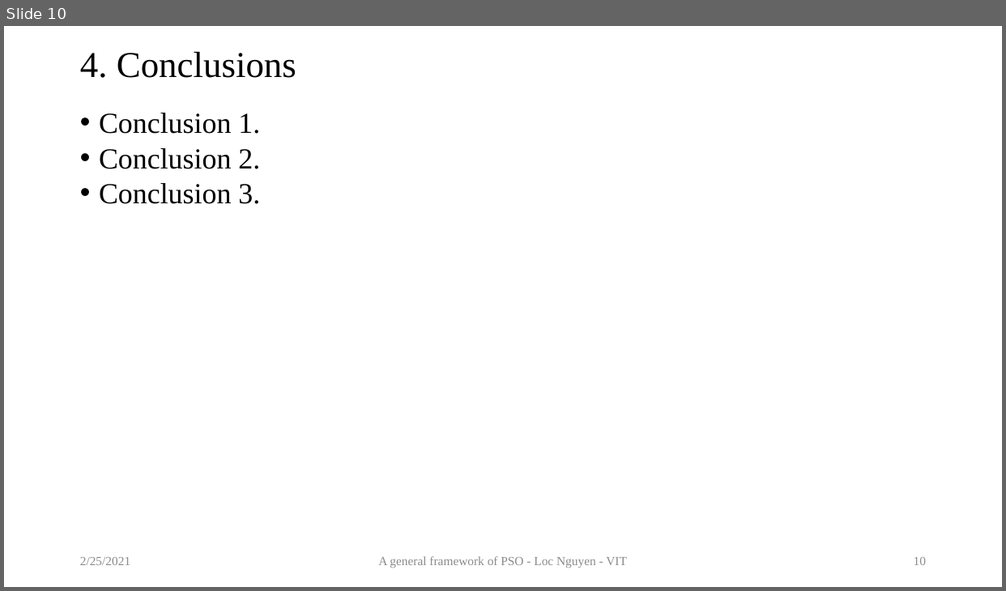
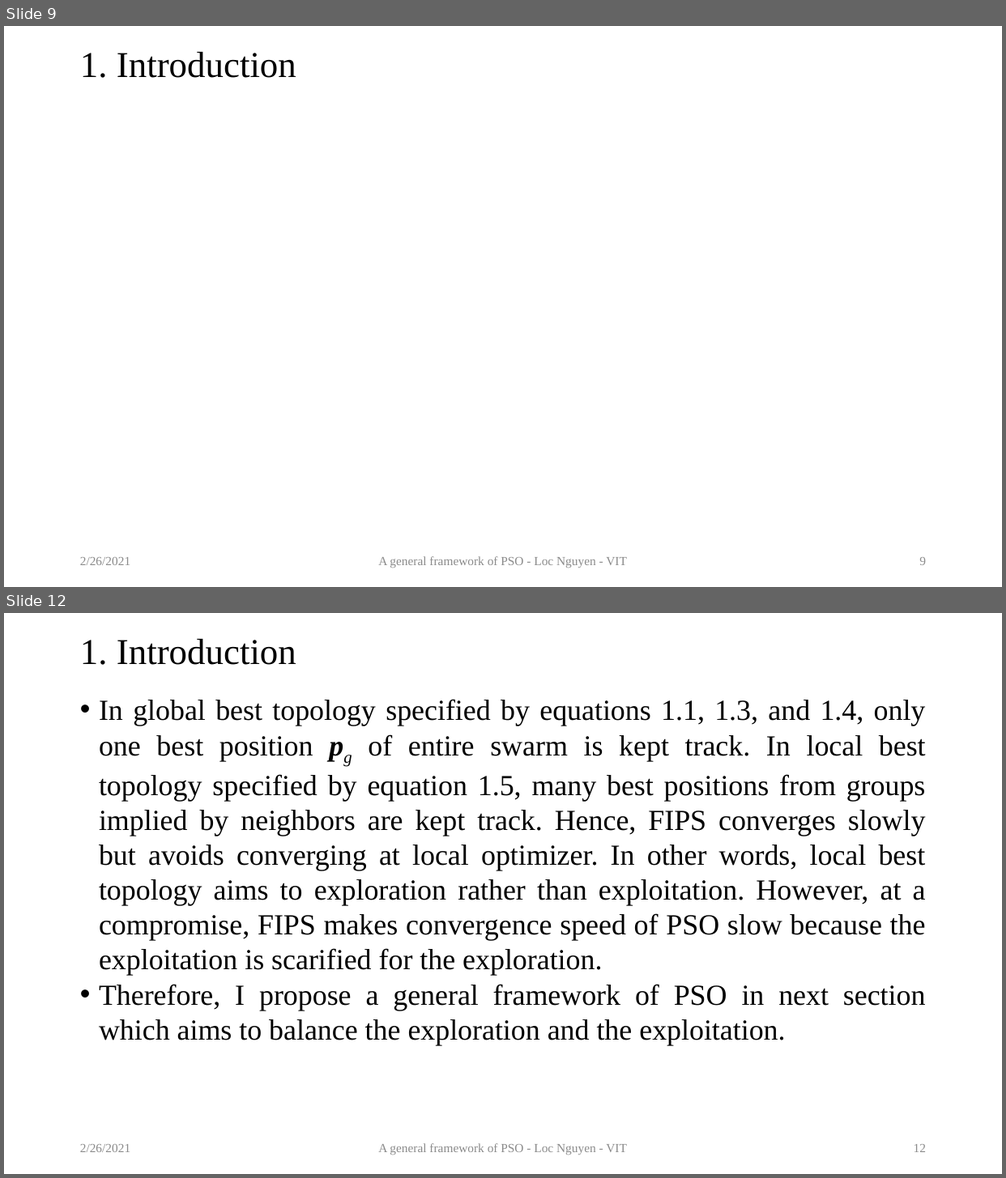
Before and after one commit to locnguyenacademic/sim, a slide deck: 2_design/pso/GeneralPSO.pptx. Shown one above the other, each under a label of ours: slide 10 before the commit, slides 9 and 12 after it; the slides between them are not shown. The pictures are 1006x591 and 1006x1178 pixels, drawn with LibreOffice and Linux fonts; fonts in the diff are those of the drawing; grey boxes stand for pictures. Boxes give left, top, right and bottom in pixels: in the first picture for what was removed or moved away, otherwise in the second. Text is boxed around its words. In the diff, an @@ line names an element or a change of style, - is before the commit and + after.

```diff
--- a/2_design/pso/GeneralPSO.pptx
+++ b/2_design/pso/GeneralPSO.pptx
@@ slide 12 added at bbox=[4, 613, 1002, 1174], background #FFFFFF @@
@@ title added at bbox=[80, 638, 296, 665], 35 pt, text #000000 @@
+1. Introduction
@@ text added at bbox=[99, 699, 926, 1046], 28 pt, text #000000 @@
+• In global best topology specified by equations 1.1, 1.3, and 1.4, only one best position pg of entire swarm is kept track. In local best topology specified by equation 1.5, many best positions from groups implied by neighbors are kept track. Hence, FIPS converges slowly but avoids converging at local optimizer. In other words, local best topology aims to exploration rather than exploitation. However, at a compromise, FIPS makes convergence speed of PSO slow because the exploitation is scarified for the exploration.
+• Therefore, I propose a general framework of PSO in next section which aims to balance the exploration and the exploitation.
@@ text added at bbox=[80, 1144, 130, 1152], 12 pt, text #8C8C8C @@
+2/26/2021
@@ text added at bbox=[378, 1144, 627, 1155], 12 pt, text #8C8C8C @@
+A general framework of PSO - Loc Nguyen - VIT
@@ page number added at bbox=[914, 1144, 926, 1152], 12 pt, text #8C8C8C @@
+12
@@ what was slide 10 is now slide 9 @@
@@ slide 9 changed as well @@
@@ title at bbox=[80, 51, 296, 78]: text changed @@
-4. Conclusions
+1. Introduction
@@ text removed at bbox=[99, 113, 260, 204] @@
-• Conclusion 1.
-• Conclusion 2.
-• Conclusion 3.
@@ text at bbox=[80, 557, 130, 565]: text changed @@
-2/25/2021
+2/26/2021
@@ page number at bbox=[919, 557, 926, 565]: text changed @@
-10
+9
```
Also in this commit, not shown: 11 other slides changed, 9 other slides added, 2 other files.
